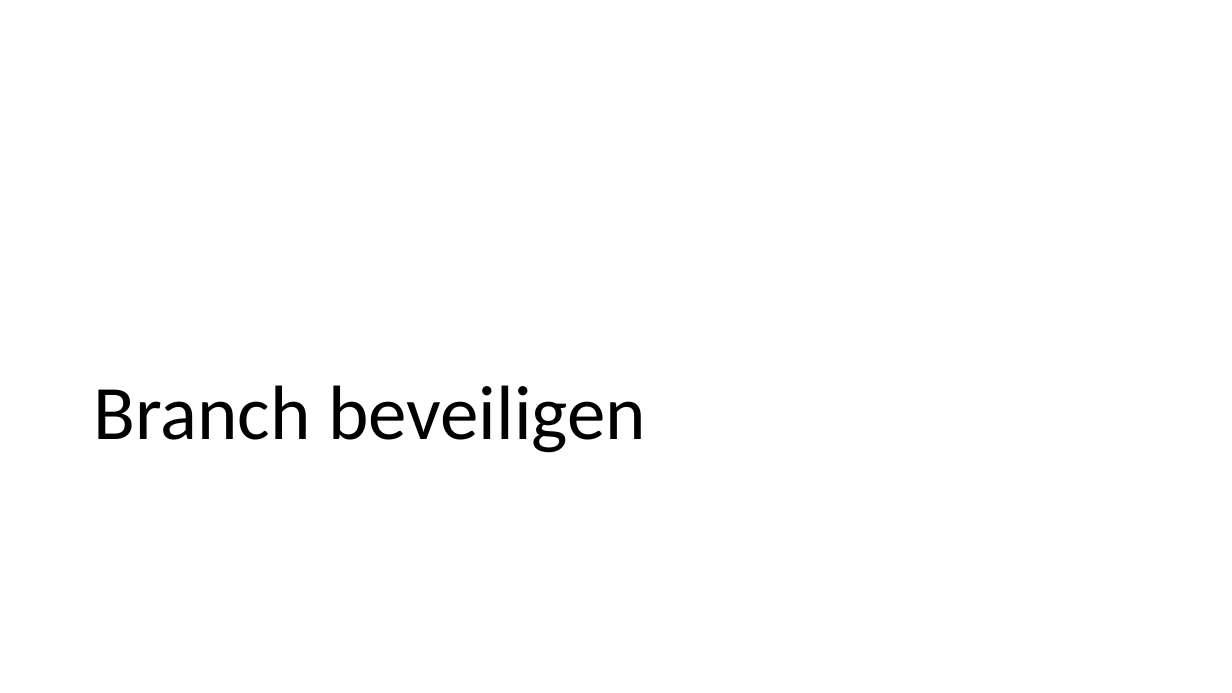
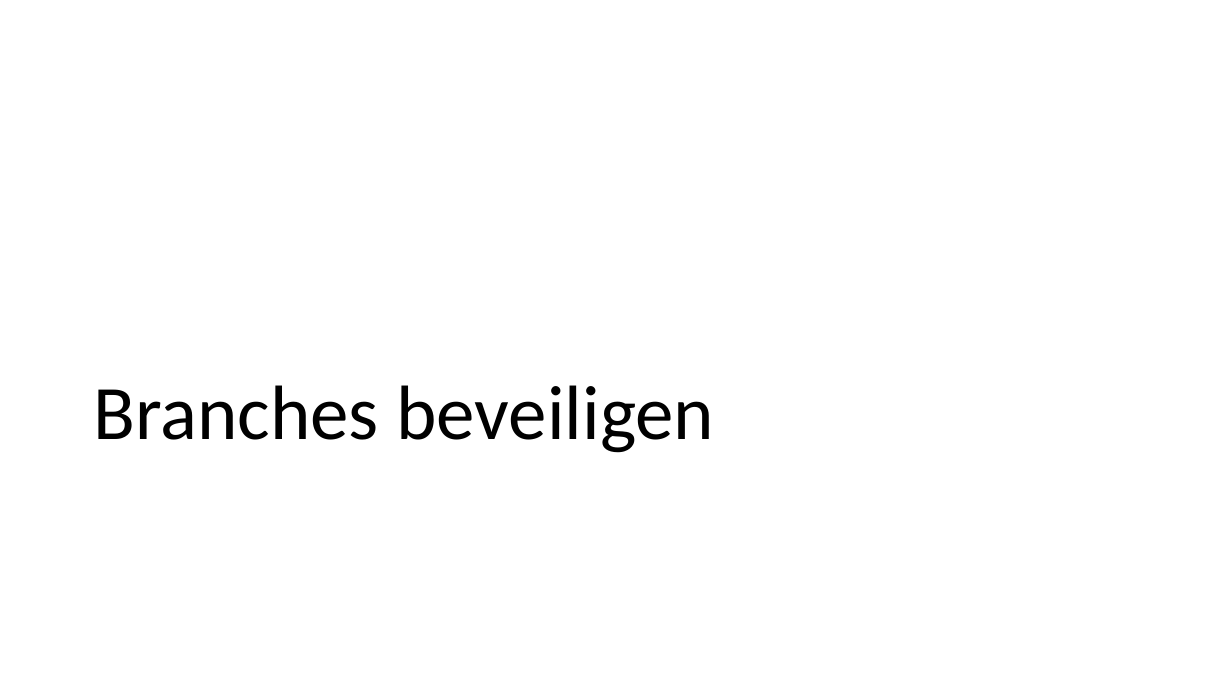
Before and after one commit to LFKoning/knowledge-sharing, a slide deck: slide 56 of git_course/2_collaboration/git_collaboration.pptx. Drawn at 1232x693 pixels with LibreOffice and Linux fonts; fonts in the diff are those of the drawing. Boxes give left, top, right and bottom in pixels: in the first picture for what was removed or moved away, otherwise in the second. Text is boxed around its words. In the diff, an @@ line names an element or a change of style, - is before the commit and + after.

```diff
--- a/git_course/2_collaboration/git_collaboration.pptx
+++ b/git_course/2_collaboration/git_collaboration.pptx
@@ title at <box>93,385,714,453</box>: text changed @@
-Branch beveiligen
+Branches beveiligen
```
Also in this commit, not shown: 8 other slides changed, 1 slide added, 1 slide removed, 1 other file.
